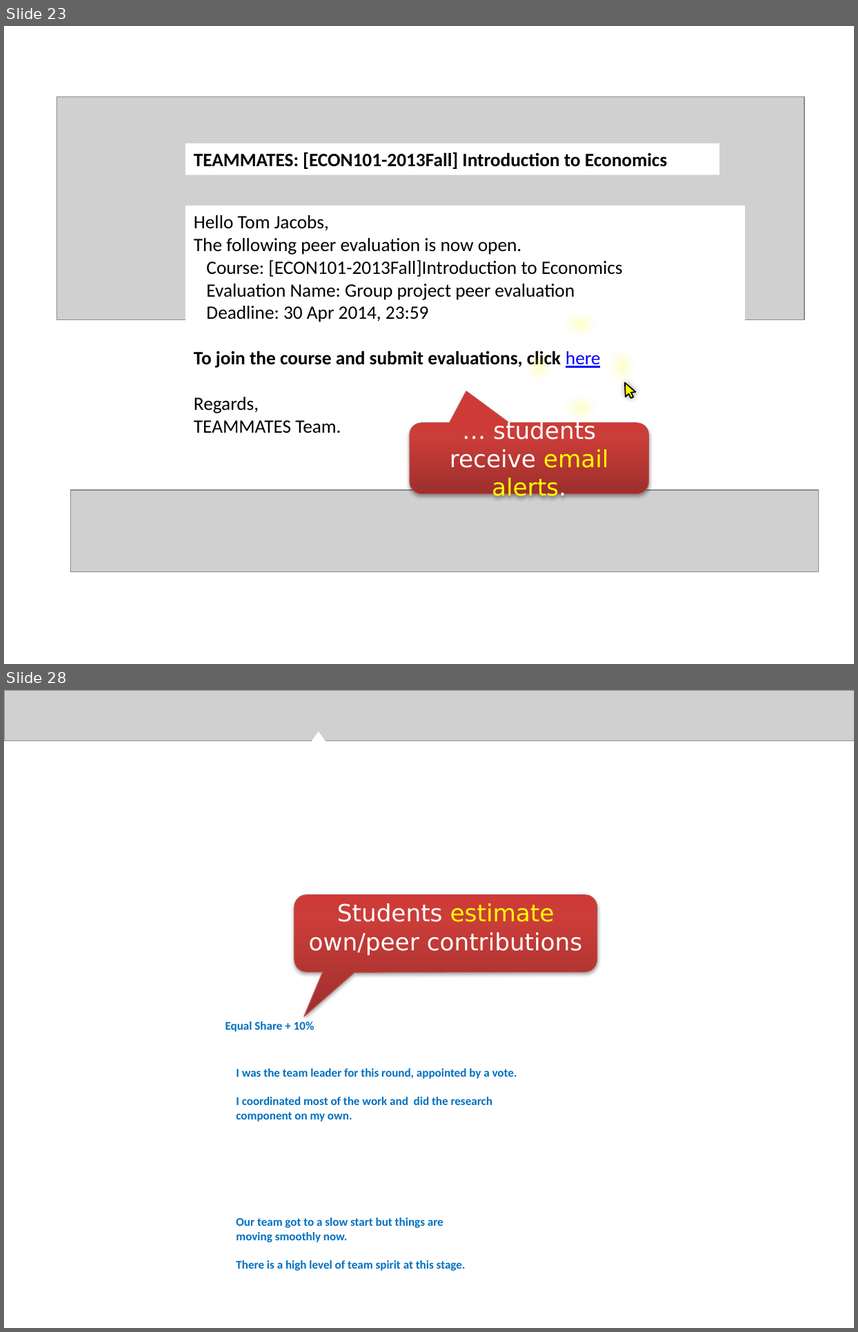
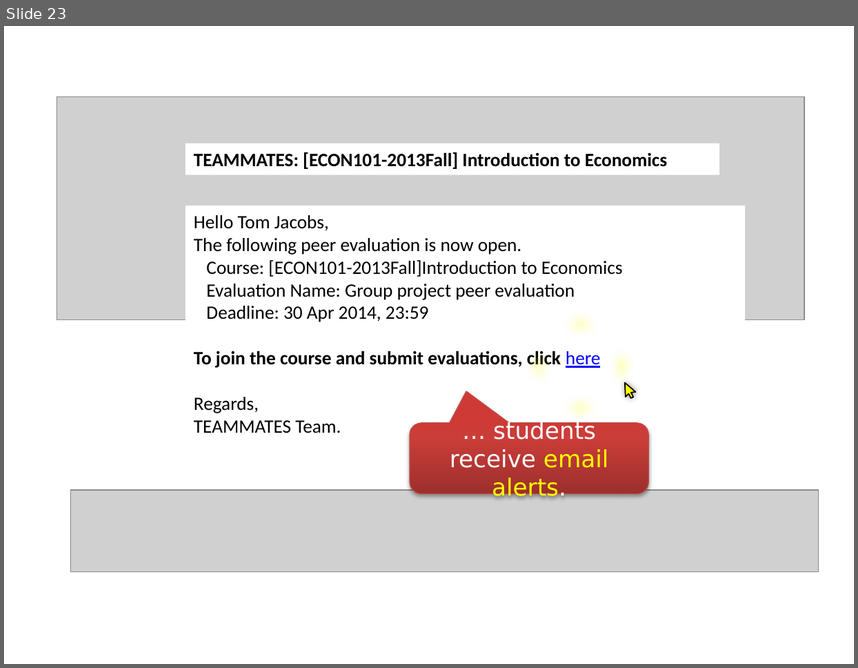
Before and after one commit to TEAMMATES/teammates, a slide deck: doc/video/video tour.pptx. Shown one above the other, each under a label of ours: slides 23 and 28 before the commit, slide 23 after it; the slides between them are not shown. The pictures are 858x1332 and 858x668 pixels, drawn with LibreOffice and Linux fonts; fonts in the diff are those of the drawing; grey boxes stand for pictures; background and template pictures are left out. Boxes give left, top, right and bottom in pixels: in the first picture for what was removed or moved away, otherwise in the second. Text is boxed around its words. In the diff, an @@ line names an element or a change of style, - is before the commit and + after.

```diff
--- a/doc/video/video tour.pptx
+++ b/doc/video/video tour.pptx
@@ slide 28 removed at <box>4,690,854,1328</box>, background picture (left out) @@
@@ picture removed at <box>4,690,854,741</box> @@
@@ triangle removed at <box>312,731,326,741</box> @@
@@ freeform shape removed at <box>294,895,597,1016</box> @@
-Students estimate own/peer contributions
@@ rectangle removed at <box>221,1018,324,1032</box> @@
-Equal Share + 10%
@@ text removed at <box>236,1068,517,1121</box> @@
-I was the team leader for this round, appointed by a vote.
-I coordinated most of the work and did the research component on my own.
@@ text removed at <box>236,1217,466,1270</box> @@
-Our team got to a slow start but things are moving smoothly now.
-There is a high level of team spirit at this stage.
```
Also in this commit, not shown: 18 slides changed, 21 slides added, 28 other slides removed.
